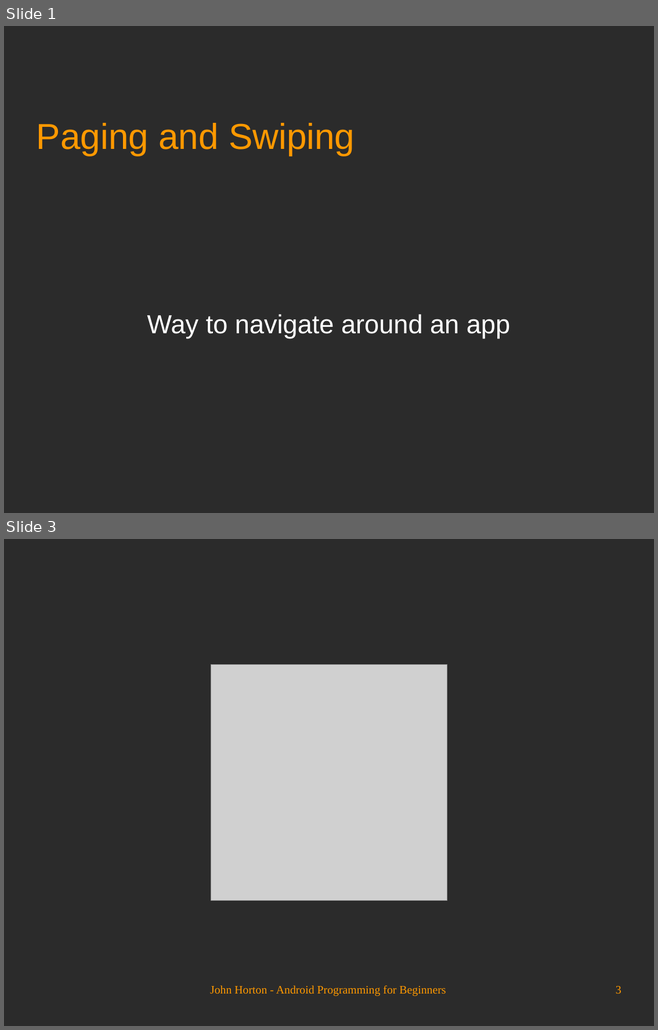
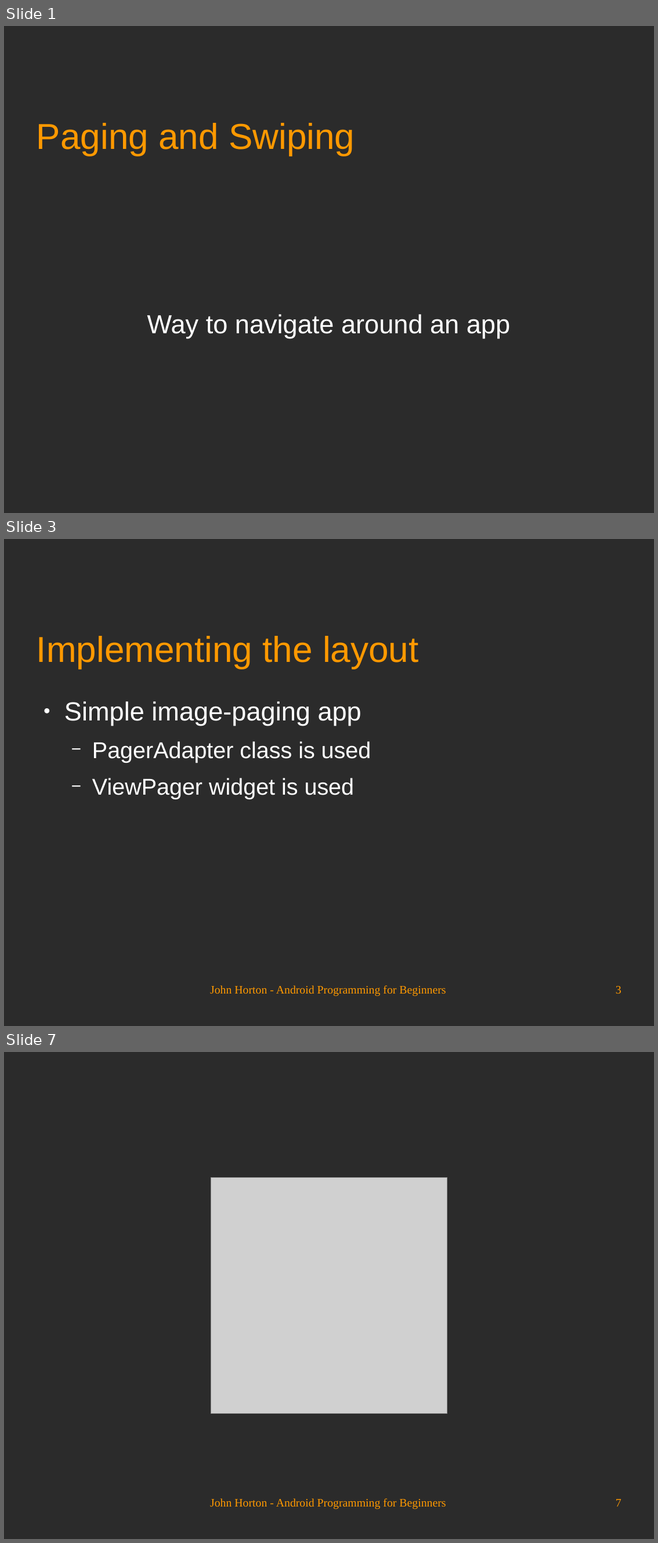
Before and after one commit to Academy-Soft-Intellect/Android-Programming-for-Beginners, a slide deck: 20_Paging_and_Swiping.odp. Shown one above the other, each under a label of ours: slides 1 and 3 before the commit, slides 1, 3 and 7 after it; the slides between them are not shown. The pictures are 658x1030 and 658x1543 pixels, drawn with LibreOffice and Linux fonts; fonts in the diff are those of the drawing; grey boxes stand for pictures; background and template pictures are left out; a plain dark background stands for a picture behind light text. Boxes give left, top, right and bottom in pixels: in the first picture for what was removed or moved away, otherwise in the second. Text is boxed around its words. In the diff, an @@ line names an element or a change of style, - is before the commit and + after.

```diff
--- a/20_Paging_and_Swiping.odp
+++ b/20_Paging_and_Swiping.odp
@@ slide 3 added at (x1=4, y1=539, x2=654, y2=1026), background picture (left out) @@
@@ title added at (x1=36, y1=636, x2=419, y2=668), 44 pt, text #FF9900 @@
+Implementing the layout
@@ text added at (x1=64, y1=701, x2=371, y2=799), 28 pt, text #FFFFFF @@
+● Simple image-paging app
+  − PagerAdapter class is used
+  − ViewPager widget is used
@@ text added at (x1=210, y1=986, x2=445, y2=997), 14 pt, text #FF9900 @@
+John Horton - Android Programming for Beginners
@@ page number added at (x1=615, y1=986, x2=621, y2=994), 14 pt, text #FF9900 @@
+3
@@ what was slide 3 is now slide 7 @@
@@ page number at (x1=615, y1=1499, x2=621, y2=1507): text changed @@
-3
+7
```
Also in this commit, not shown: 1 slide changed, 3 other slides added.
